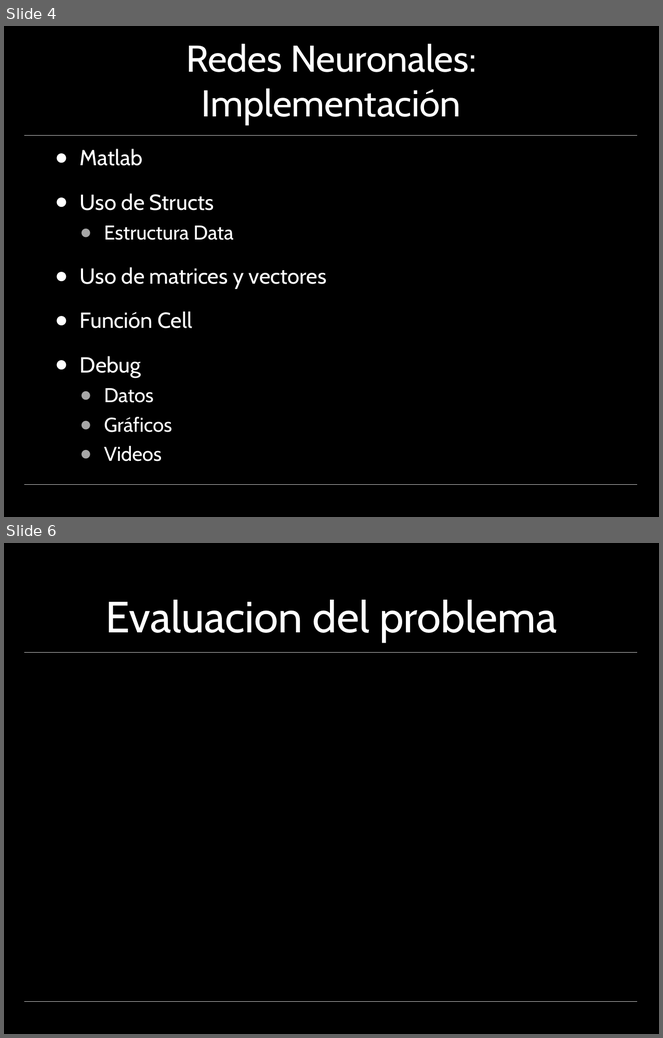
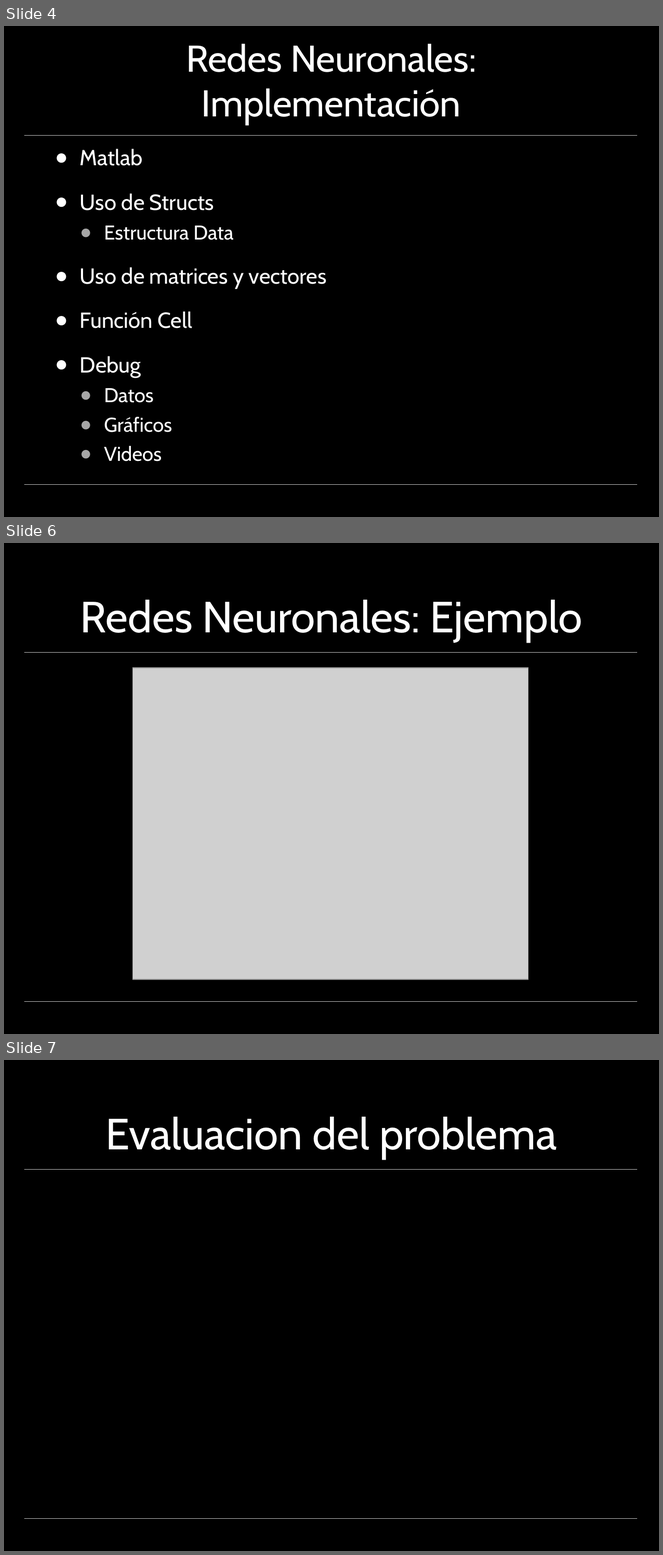
Before and after one commit to esneider/ITBA_SIA_13_NeuralNetworks, a slide deck: presentation/Presentacion_RN.pptx. Shown one above the other, each under a label of ours: slides 4 and 6 before the commit, slides 4, 6 and 7 after it; the slides between them are not shown. The pictures are 663x1038 and 663x1555 pixels, drawn with LibreOffice and Linux fonts; fonts in the diff are those of the drawing; grey boxes stand for pictures; background and template pictures are left out. Boxes give left, top, right and bottom in pixels: in the first picture for what was removed or moved away, otherwise in the second. Text is boxed around its words. In the diff, an @@ line names an element or a change of style, - is before the commit and + after.

```diff
--- a/presentation/Presentacion_RN.pptx
+++ b/presentation/Presentacion_RN.pptx
@@ slide 6 added at (4, 543, 659, 1034), background picture (left out); not listed: 2 template elements that a slide beside it also shows @@
@@ title added at (80, 600, 582, 642), 48 pt, text #FFFFFF @@
+Redes Neuronales: Ejemplo
@@ picture added at (132, 667, 528, 979) @@
@@ what was slide 6 is now slide 7 @@
```
Also in this commit, not shown: 1 slide changed.
